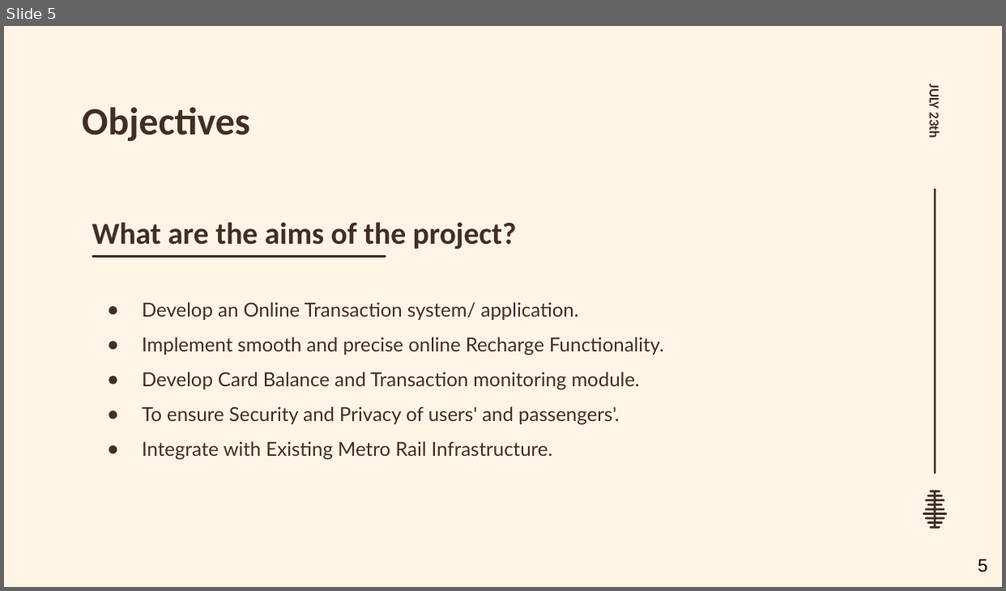
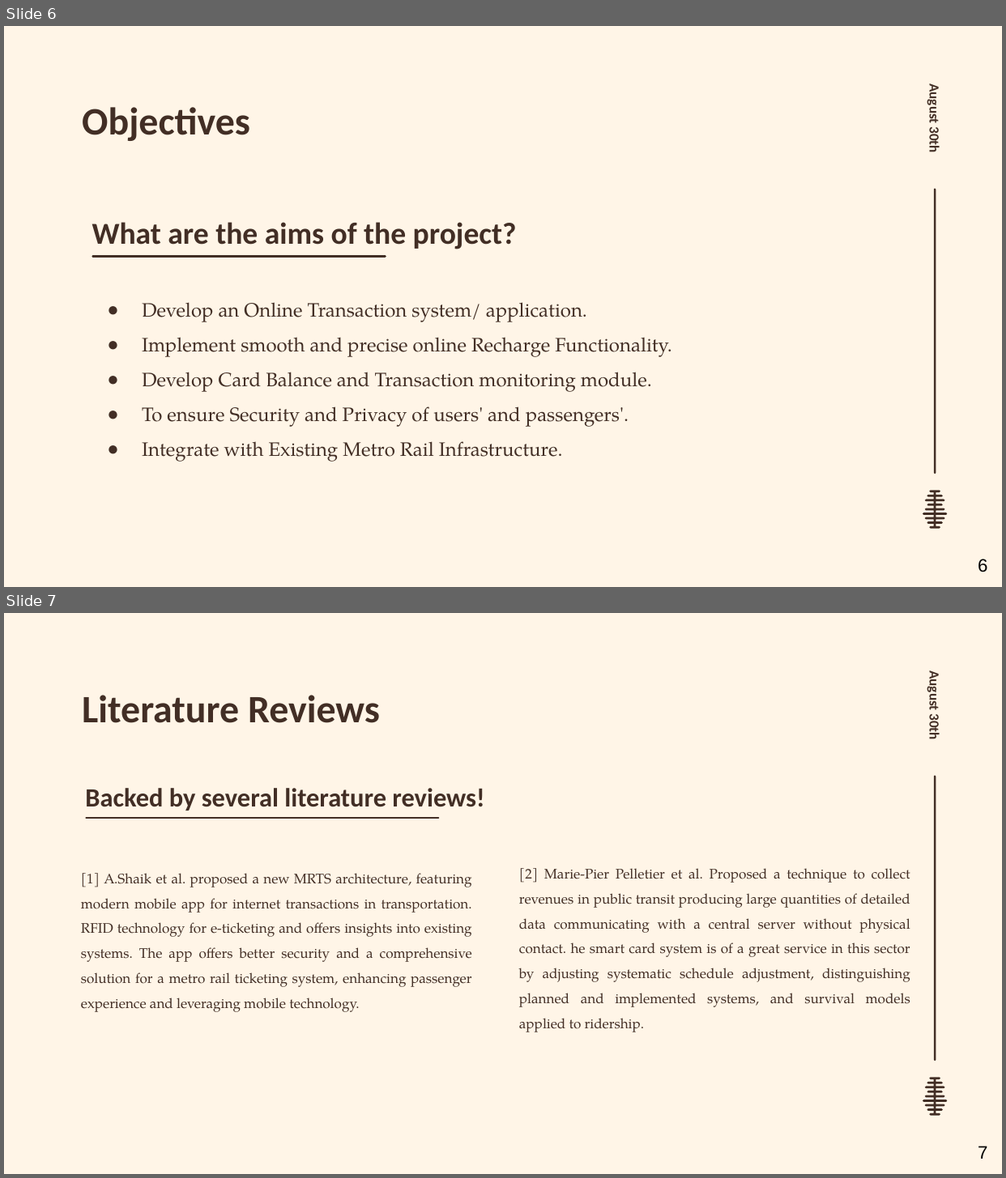
Before and after one commit to dot-ASH/metro-rail-smart-card-system, a slide deck: slide/Capstone.pptx. Shown one above the other, each under a label of ours: slide 5 before the commit, slides 6 and 7 after it. The pictures are 1006x591 and 1006x1178 pixels, drawn with LibreOffice and Linux fonts; fonts in the diff are those of the drawing; background and template pictures are left out. Boxes give left, top, right and bottom in pixels: in the first picture for what was removed or moved away, otherwise in the second. Text is boxed around its words. In the diff, an @@ line names an element or a change of style, - is before the commit and + after.

```diff
--- a/slide/Capstone.pptx
+++ b/slide/Capstone.pptx
@@ slide 7 added at [4, 613, 1002, 1174], background picture (left out); not listed: 2 template elements that a slide beside it also shows @@
@@ text added at [926, 674, 943, 739], 10 pt, text #422E25, bold @@
+August 30th
@@ title added at [82, 695, 380, 723], 28 pt, text #422E25, bold @@
+Literature Reviews
@@ text added at [85, 788, 484, 811], 19 pt, text #422E25, bold @@
+Backed by several literature reviews!
@@ line added from (86, 818) to (438, 818), #422E25 1.5 pt @@
@@ text added at [81, 873, 472, 1012], 10 pt, text #422E25 @@
+[1] A.Shaik et al. proposed a new MRTS architecture, featuring modern mobile app for internet transactions in transportation. RFID technology for e-ticketing and offers insights into existing systems. The app offers better security and a comprehensive solution for a metro rail ticketing system, enhancing passenger experience and leveraging mobile technology.
@@ text added at [519, 868, 910, 1033], 10 pt, text #422E25 @@
+[2] Marie-Pier Pelletier et al. Proposed a technique to collect revenues in public transit producing large quantities of detailed data communicating with a central server without physical contact. he smart card system is of a great service in this sector by adjusting systematic schedule adjustment, distinguishing planned and implemented systems, and survival models applied to ridership.
@@ page number added at [978, 1146, 987, 1159], 13 pt, text #000000 @@
+7
@@ what was slide 5 is now slide 6 @@
@@ slide 6 changed as well @@
@@ text at [926, 87, 943, 152]: text changed @@
-JULY 23th
+August 30th
@@ text "Develop an Online Transaction system/ ..." at [142, 302, 672, 462]: font Lato to TeX Gyre Pagella @@
@@ page number at [978, 559, 987, 573]: text changed @@
-5
+6
```
Also in this commit, not shown: 8 other slides changed, 6 other slides added, 1 slide removed, 9 other files.
